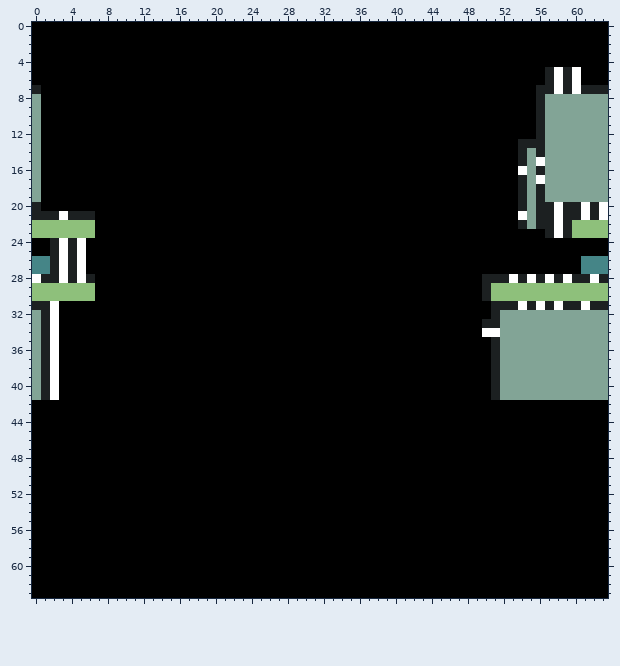
Pixel-art sprite -- rust kloten/wave_function_collapse/output.png. The picture above was drawn from the file before the commit.
The file is 64x64 pixels. Colours within 5 levels of each other are drawn and written as one.
The result:
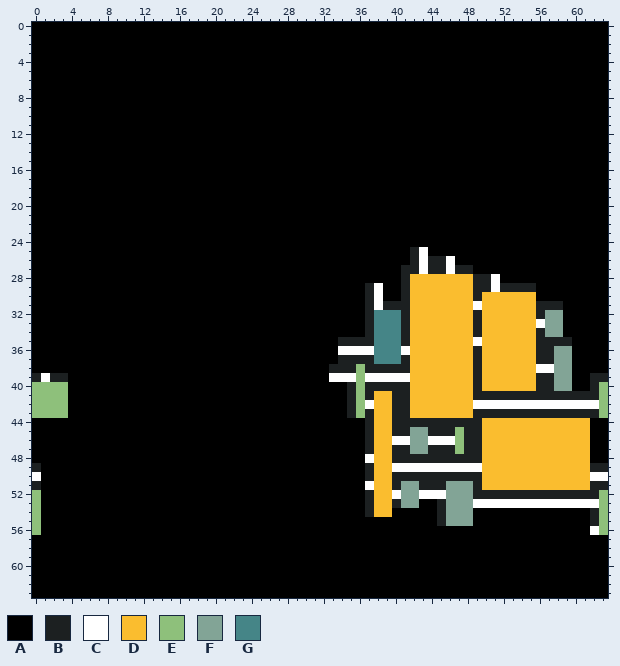
Palette (. is transparent): A #000000  B #1c2021  C #ffffff  D #fabd2f  E #8ec07b  F #82a496  G #458587
The edit:
y 5..6: x 57..60 BCBC -> AAAA
y 7: x 0 B -> A; x 56..63 BBCBCBBB -> AAAAAAAA
y 8..12: x 0 F -> A; x 56..63 BFFFFFFF -> AAAAAAAA
y 13: x 0 F -> A; x 54..63 BBBFFFFFFF -> AAAAAAAAAA
y 14: x 0 F -> A; x 54..63 BFBFFFFFFF -> AAAAAAAAAA
y 15: x 0 F -> A; x 54..63 BFCFFFFFFF -> AAAAAAAAAA
y 16: x 0 F -> A; x 54..63 CFBFFFFFFF -> AAAAAAAAAA
y 17: x 0 F -> A; x 54..63 BFCFFFFFFF -> AAAAAAAAAA
y 18..19: x 0 F -> A; x 54..63 BFBFFFFFFF -> AAAAAAAAAA
y 20: x 0 B -> A; x 54..63 BFBBCBBCBC -> AAAAAAAAAA
y 21: x 0..6 BBBCBBB -> AAAAAAA; x 54..63 CFBBCBBCBC -> AAAAAAAAAA
y 22: x 0..6 EEEEEEE -> AAAAAAA; x 54..63 BFBBCBEEEE -> AAAAAAAAAA
y 23: x 0..6 EEEEEEE -> AAAAAAA; x 57..63 BCBEEEE -> AAAAAAA
y 24: x 2..5 BCBC -> AAAA
y 25: x 2..5 BCBC -> AAAA; x 42..43 AA -> BC
y 26: x 0..5 GGBCBC -> AAAAAA; x 42..46 AAAAA -> BCBBC; x 61..63 GGG -> AAA
y 27: x 0..5 GGBCBC -> AAAAAA; x 41..48 AAAAAAAA -> BBCBBCBB; x 61..63 GGG -> AAA
y 28: x 0..6 CBBCBCB -> AAAAAAA; x 41..49 AAAAAAAAA -> BDDDDDDDB; x 51..63 BBCBCBCBCBBCB -> CAAAAAAAAAAAA
y 29: x 0..6 EEEEEEE -> AAAAAAA; x 37..38 AA -> BC; x 41..49 AAAAAAAAA -> BDDDDDDDB; x 51..63 EEEEEEEEEEEEE -> CBBBBAAAAAAAA
y 30: x 0..6 EEEEEEE -> AAAAAAA; x 37..38 AA -> BC; x 41..63 AAAAAAAAABEEEEEEEEEEEEE -> BDDDDDDDBDDDDDDAAAAAAAA
y 31: x 0..2 BBC -> AAA; x 37..56 AAAAAAAAAAAAAABBBCBC -> BCBBBDDDDDDDCDDDDDDB; x 58..63 CBBCBB -> BAAAAA
y 32: x 0..2 FBC -> AAA; x 37..56 AAAAAAAAAAAAAABFFFFF -> BGGGBDDDDDDDBDDDDDDB; x 59..63 FFFFF -> AAAAA
y 33: x 0..2 FBC -> AAA; x 37..56 AAAAAAAAAAAAABBFFFFF -> BGGGBDDDDDDDBDDDDDDC; x 59..63 FFFFF -> AAAAA
y 34: x 0..2 FBC -> AAA; x 37..56 AAAAAAAAAAAAACCFFFFF -> BGGGBDDDDDDDBDDDDDDB; x 59..63 FFFFF -> AAAAA
y 35: x 0..2 FBC -> AAA; x 34..63 AAAAAAAAAAAAAAAAABFFFFFFFFFFFF -> BBBBGGGBDDDDDDDCDDDDDDBBBBAAAA
y 36: x 0..2 FBC -> AAA; x 34..57 AAAAAAAAAAAAAAAAABFFFFFF -> CCCCGGGCDDDDDDDBDDDDDDBB; x 60..63 FFFF -> AAAA
y 37: x 0..2 FBC -> AAA; x 34..57 AAAAAAAAAAAAAAAAABFFFFFF -> BBBBGGGBDDDDDDDBDDDDDDBB; x 60..63 FFFF -> AAAA
y 38: x 0..2 FBC -> AAA; x 33..57 AAAAAAAAAAAAAAAAAABFFFFFF -> BBBEBBBBBDDDDDDDBDDDDDDCC; x 60..63 FFFF -> AAAA
y 39: x 0..3 FBCA -> BCBB; x 33..57 AAAAAAAAAAAAAAAAAABFFFFFF -> CCCECCCCCDDDDDDDBDDDDDDBB; x 60..63 FFFF -> AABB
y 40: x 0..3 FBCA -> EEEE; x 35..57 AAAAAAAAAAAAAAAABFFFFFF -> BEBBBBBDDDDDDDBDDDDDDBB; x 60..63 FFFF -> AABE
y 41: x 0..3 FBCA -> EEEE; x 35..50 AAAAAAAAAAAAAAAA -> BEBDDBBDDDDDDDBB; x 52..63 FFFFFFFFFFFF -> BBBBBBBBBBBE
y 42: x 0..3 AAAA -> EEEE; x 35..63 AAAAAAAAAAAAAAAAAAAAAAAAAAAAA -> BECDDBBDDDDDDDCCCCCCCCCCCCCCE
y 43: x 0..3 AAAA -> EEEE; x 35..63 AAAAAAAAAAAAAAAAAAAAAAAAAAAAA -> BEBDDBBDDDDDDDBBBBBBBBBBBBBBE
y 44: x 37..61 AAAAAAAAAAAAAAAAAAAAAAAAA -> BDDBBBBBBBBBBDDDDDDDDDDDD
y 45: x 37..61 AAAAAAAAAAAAAAAAAAAAAAAAA -> BDDBBFFBBBEBBDDDDDDDDDDDD
y 46: x 37..61 AAAAAAAAAAAAAAAAAAAAAAAAA -> BDDCCFFCCCEBBDDDDDDDDDDDD
y 47: x 37..61 AAAAAAAAAAAAAAAAAAAAAAAAA -> BDDBBFFBBBEBBDDDDDDDDDDDD
y 48: x 37..61 AAAAAAAAAAAAAAAAAAAAAAAAA -> CDDBBBBBBBBBBDDDDDDDDDDDD
y 49: x 0 A -> B; x 37..63 AAAAAAAAAAAAAAAAAAAAAAAAAAA -> BDDCCCCCCCCCCDDDDDDDDDDDDBB
y 50: x 0 A -> C; x 37..63 AAAAAAAAAAAAAAAAAAAAAAAAAAA -> BDDBBBBBBBBBBDDDDDDDDDDDDCC
y 51: x 0 A -> B; x 37..63 AAAAAAAAAAAAAAAAAAAAAAAAAAA -> CDDBFFBBBFFFBDDDDDDDDDDDDBB
y 52: x 0 A -> E; x 37..63 AAAAAAAAAAAAAAAAAAAAAAAAAAA -> BDDCFFCCCFFFBBBBBBBBBBBBBBE
y 53: x 0 A -> E; x 37..42 AAAAAA -> BDDBFF; x 45..63 AAAAAAAAAAAAAAAAAAA -> BFFFCCCCCCCCCCCCCCE
y 54: x 0 A -> E; x 37..39 AAA -> BDD; x 45..48 AAAA -> BFFF; x 62..63 AA -> BE
y 55: x 0 A -> E; x 45..48 AAAA -> BFFF; x 62..63 AA -> BE
y 56: x 0 A -> E; x 62..63 AA -> CE
Pixel boxes of the changes (left, top, right, bottom) in both pictures:
changed: (329, 67, 608, 535)
changed: (32, 85, 95, 418)
changed: (32, 463, 41, 535)
